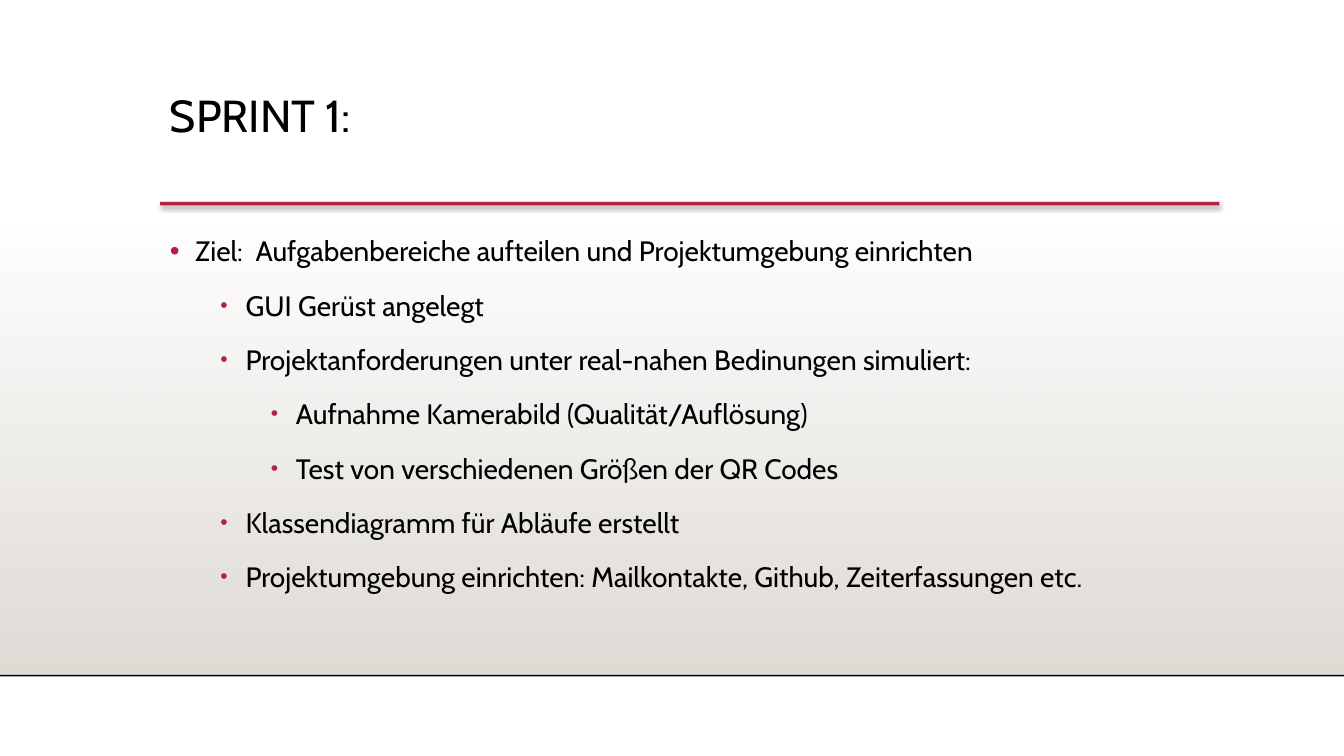
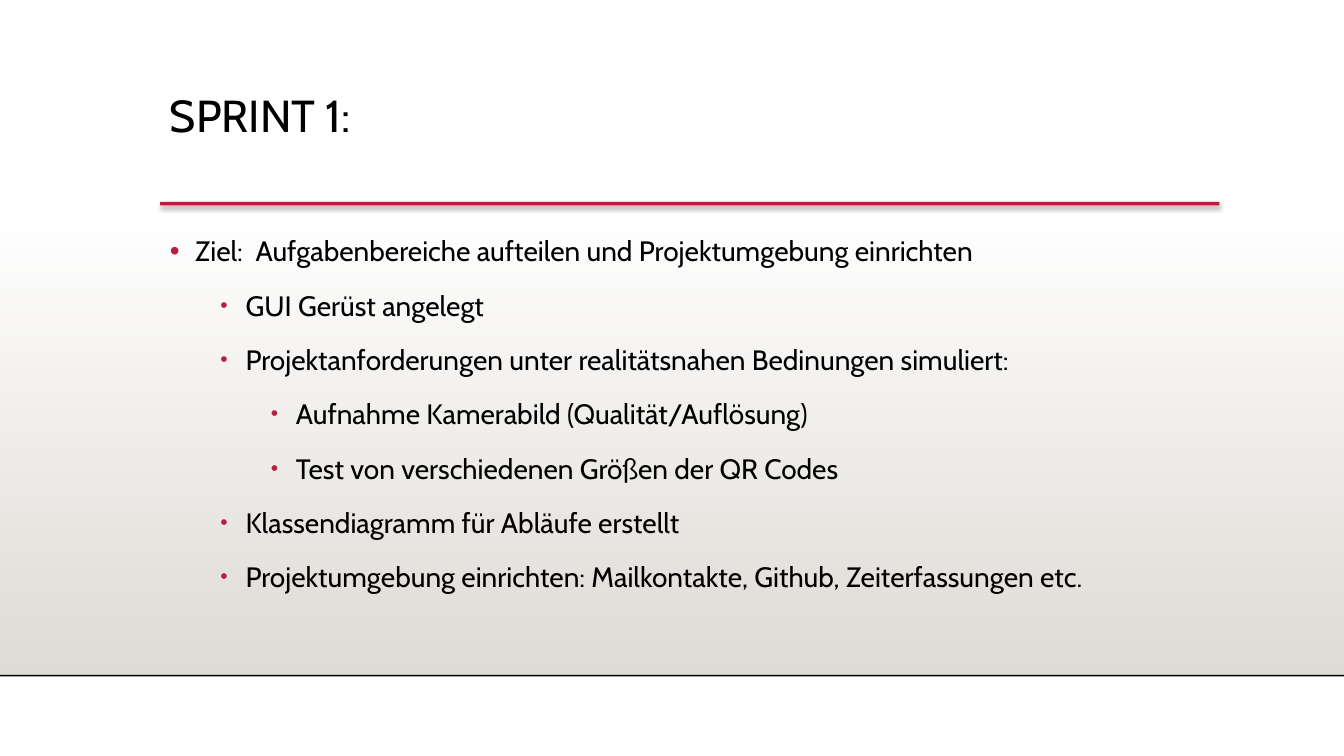
Before and after one commit to FeFi7/CarrierTracking, a slide deck: slide 6 of Dokumentation/MeilensteinPraesentation.pptx (slide 7 before the commit). Drawn at 1344x756 pixels with LibreOffice and Linux fonts; fonts in the diff are those of the drawing; background and template pictures are left out. Boxes give left, top, right and bottom in pixels: in the first picture for what was removed or moved away, otherwise in the second. Text is boxed around its words. In the diff, an @@ line names an element or a change of style, - is before the commit and + after.

```diff
--- a/Dokumentation/MeilensteinPraesentation.pptx
+++ b/Dokumentation/MeilensteinPraesentation.pptx
@@ text at [246,349,1009,376]: text changed @@
-  • Projektanforderungen unter real-nahen Bedinungen simuliert:
+  • Projektanforderungen unter realitätsnahen Bedinungen simuliert:
```
Also in this commit, not shown: 3 other slides changed, 2 slides removed.
